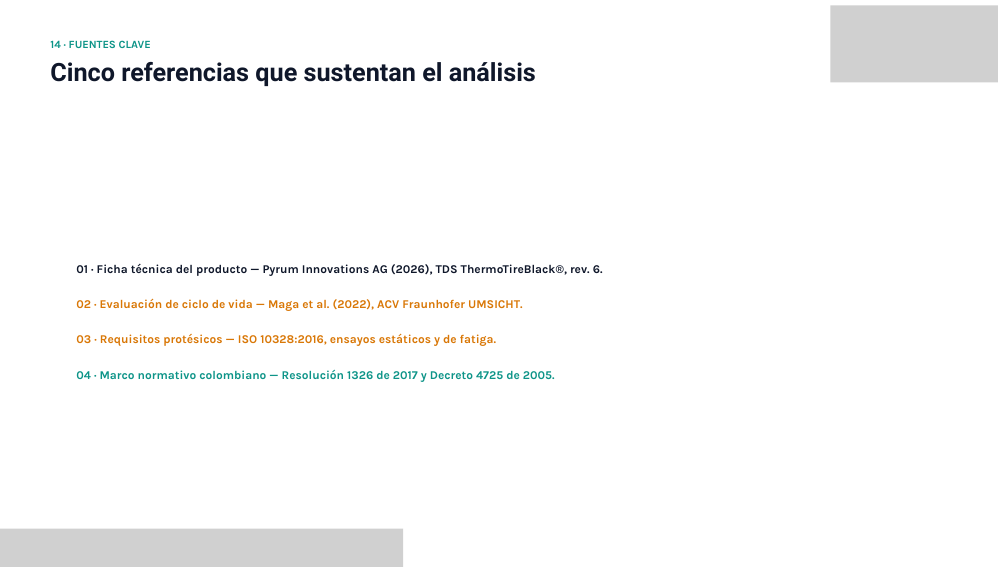
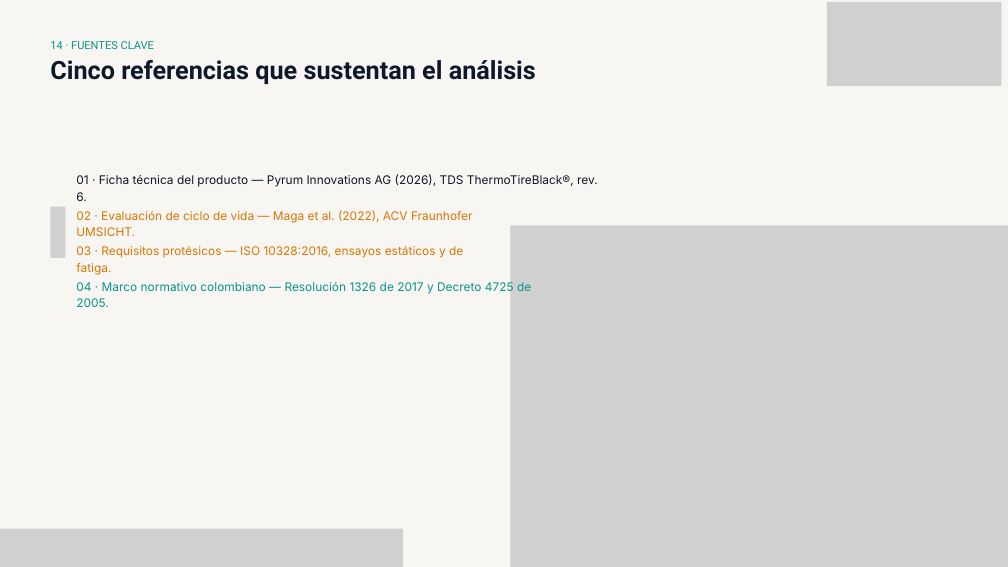
Before and after one commit to ivandavbejarano-coder/AMBIENTE_DESARROLLO, a slide deck: slide 15 of descargas/PRESENTACION_PIROLISIS_RCB_UAO_2026.pptx. Drawn at 1008x567 pixels with LibreOffice and Linux fonts; fonts in the diff are those of the drawing; grey boxes stand for pictures; background and template pictures are left out. Boxes give left, top, right and bottom in pixels: in the first picture for what was removed or moved away, otherwise in the second. Text is boxed around its words. In the diff, an @@ line names an element or a change of style, - is before the commit and + after.

```diff
--- a/descargas/PRESENTACION_PIROLISIS_RCB_UAO_2026.pptx
+++ b/descargas/PRESENTACION_PIROLISIS_RCB_UAO_2026.pptx
@@ background #FFFFFF to #F7F6F2 @@
@@ picture at (827, 2, 1001, 86): rotation 180 to 0 degrees; outline redrawn @@
@@ text at (50, 41, 154, 49): paragraph added @@
+14 · FUENTES CLAVE
@@ text "14 · FUENTES CLAVE": place and size @@
-text "14 · FUENTES CLAVE" at (50, 62, 536, 86)
+text "14 · FUENTES CLAVE" at (50, 41, 536, 84)
@@ text removed at (50, 40, 151, 48) @@
-14 · FUENTES CLAVE
@@ text at (50, 60, 536, 84): line spacing 43.2pt to 47.3pt @@
@@ text "01 · Ficha técnica del ...": place and size @@
-text "01 · Ficha técnica del ..." at (76, 264, 603, 276)
+text "01 · Ficha técnica del ..." at (76, 174, 598, 187)
@@ picture added at (50, 207, 66, 258) @@
@@ text "02 · Evaluación de ciclo ...": place and size @@
-text "02 · Evaluación de ciclo ..." at (76, 298, 523, 311)
+text "02 · Evaluación de ciclo ..." at (76, 210, 473, 223)
@@ picture added at (511, 225, 1008, 567) @@
@@ text "03 · Requisitos protésicos — ...": place and size @@
-text "03 · Requisitos protésicos — ..." at (76, 333, 496, 346)
+text "03 · Requisitos protésicos — ..." at (76, 246, 463, 258)
@@ font Karla to Inter, bold off; line spacing 25.6pt to 23.8pt in 4 elements at (76, 174, 598, 187), (76, 210, 473, 223), (76, 246, 463, 258), (76, 282, 531, 294) @@
@@ text "04 · Marco normativo colombiano ...": place and size @@
-text "04 · Marco normativo colombiano ..." at (76, 370, 555, 382)
+text "04 · Marco normativo colombiano ..." at (76, 282, 531, 294)
```
Also in this commit, not shown: 15 other slides changed, 1 other file.
